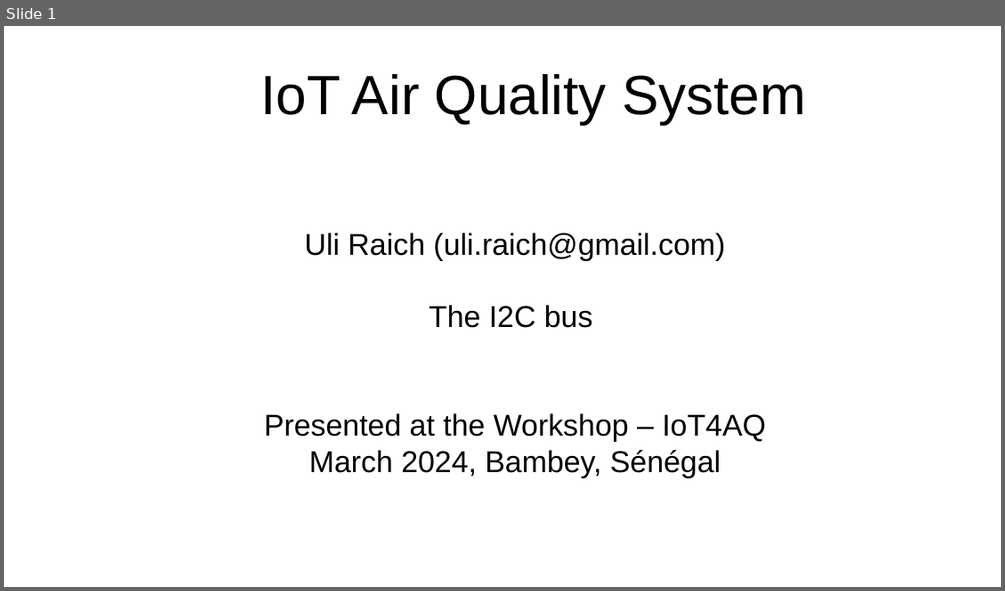
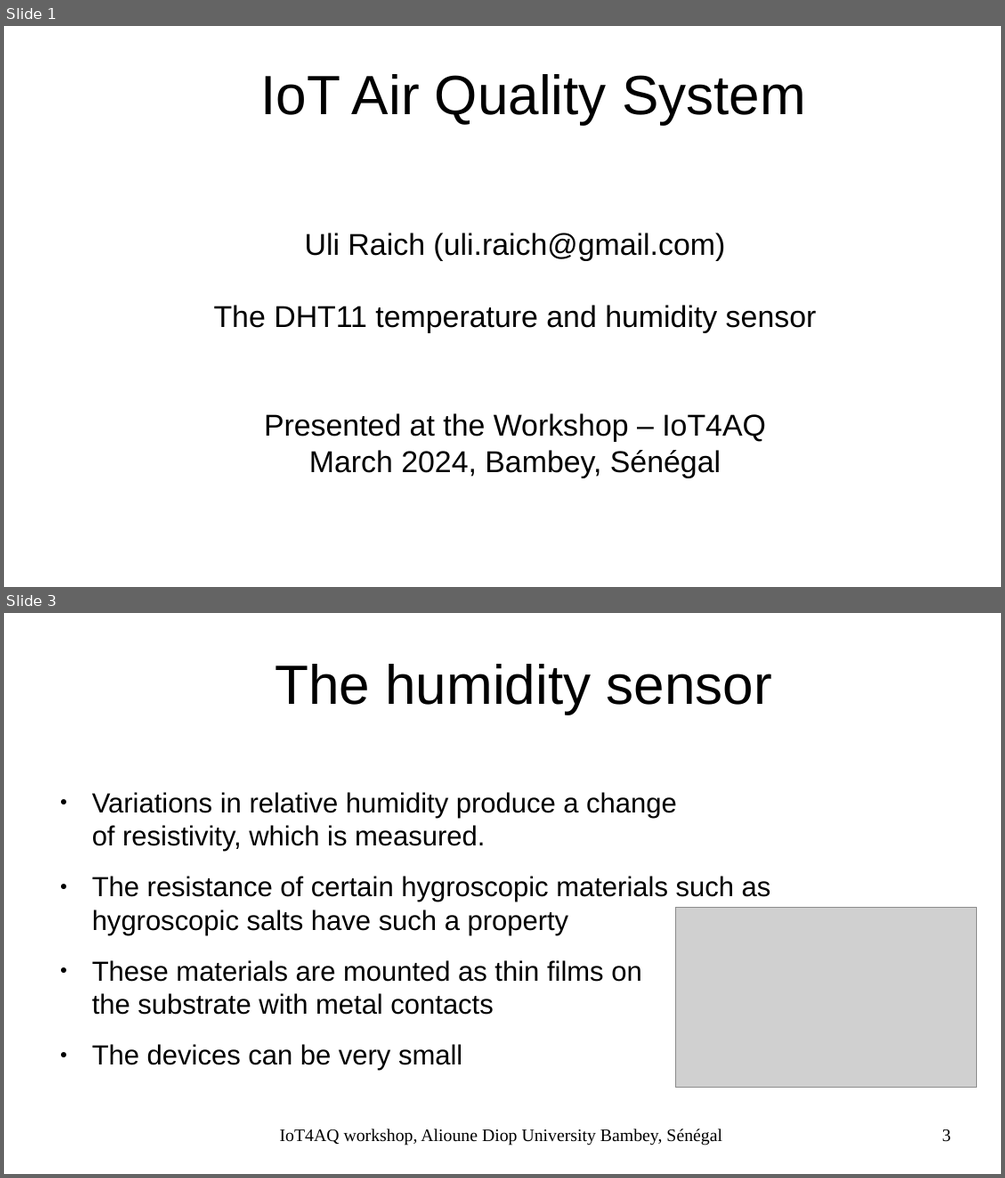
Before and after one commit to uraich/IoT4AQ, a slide deck: workshop/slides/iot4aq_dht11.odp. Shown one above the other, each under a label of ours: slide 1 before the commit, slides 1 and 3 after it; the slides between them are not shown. The pictures are 1005x591 and 1005x1178 pixels, drawn with LibreOffice and Linux fonts; fonts in the diff are those of the drawing; grey boxes stand for pictures; background and template pictures are left out. Boxes give left, top, right and bottom in pixels: in the first picture for what was removed or moved away, otherwise in the second. Text is boxed around its words. In the diff, an @@ line names an element or a change of style, - is before the commit and + after.

```diff
--- a/workshop/slides/iot4aq_dht11.odp
+++ b/workshop/slides/iot4aq_dht11.odp
@@ slide 3 added at [4,613,1001,1174], background #FFFFFF @@
@@ title added at [275,664,772,714], 44 pt, text #000000 @@
+The humidity sensor
@@ text added at [92,792,771,1070], 22 pt, text #000000 @@
+● Variations in relative humidity produce a change
+  of resistivity, which is measured.
+● The resistance of certain hygroscopic materials such as
+  hygroscopic salts have such a property
+● These materials are mounted as thin films on
+  the substrate with metal contacts
+● The devices can be very small
@@ picture added at [676,907,977,1087] @@
@@ text added at [280,1128,722,1145], 14 pt, text #000000 @@
+IoT4AQ workshop, Alioune Diop University Bambey, Sénégal
@@ page number added at [942,1129,951,1142], 14 pt, text #000000 @@
+3
@@ slide 1 changed as well @@
@@ subtitle at [214,305,817,333]: text changed @@
-The I2C bus
+The DHT11 temperature and humidity sensor
```
Also in this commit, not shown: 2 other slides changed, 3 other slides added, 2 slides removed.
